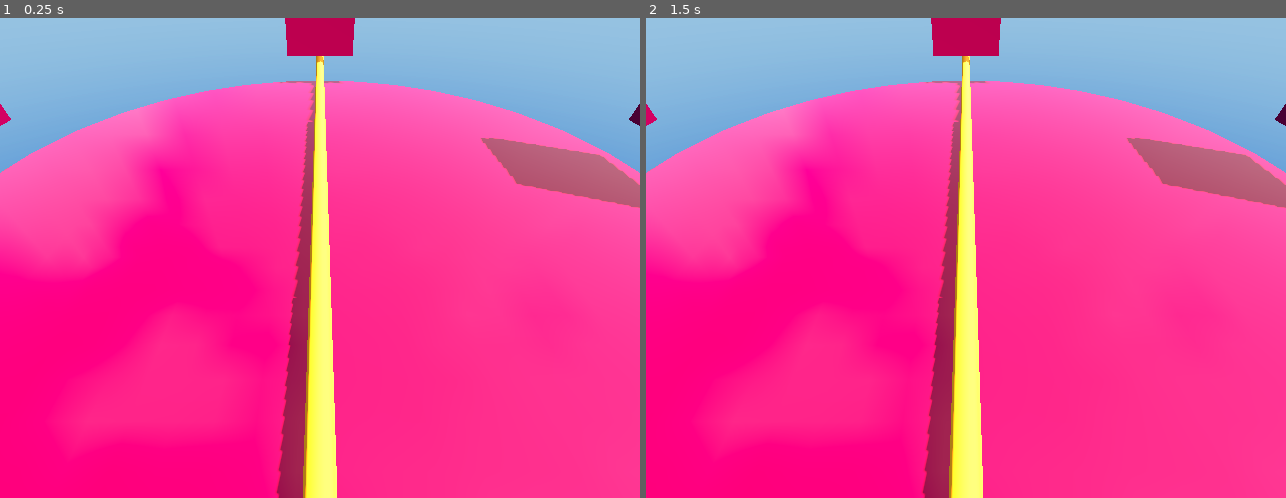
Above: before the commit, frames 1-2 (left to right).
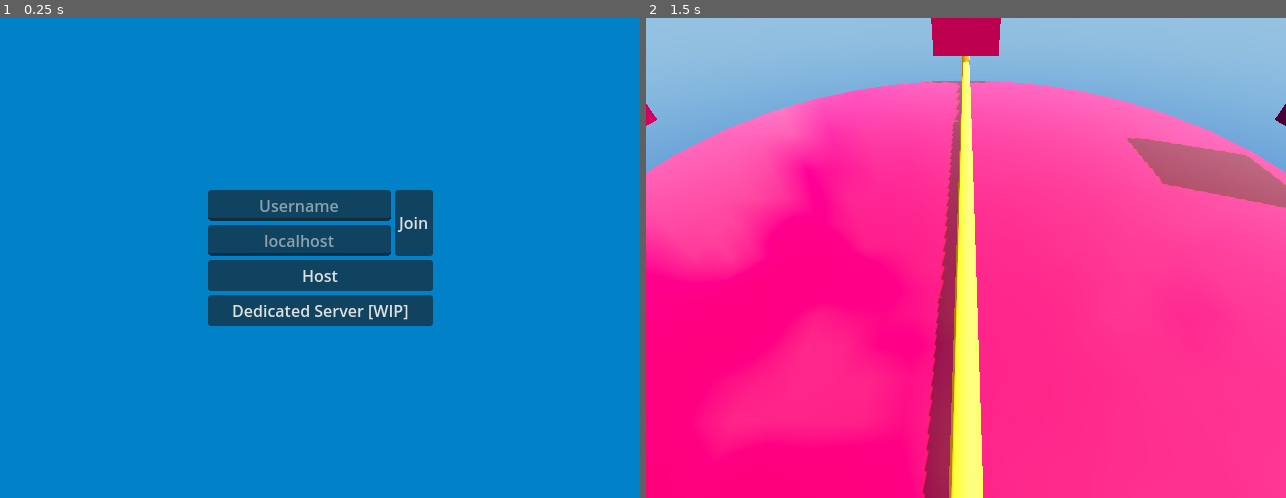
Above: after the commit, the same moments.

Repository: Dreemlan/godot-rad
Game: Godot game, scene res://scenes/level_one.tscn
Same seed, same stepped clock (60 frames per second), same inputs: the game is played once before the commit and once after it. This scene is started directly instead of the project's main scene.
Inputs (mouse positions are in pixels of both pictures, inside the frame that each line leads up to):
- Up to frame 1 (0.25 s): no input
- Up to frame 2 (1.5 s): click (1062, 224) at 0.5 s, where only the run after the commit has a clickable "Join"; tap Enter at 1.25 s; hold D (right) from 1.28 s (still down); tap Space (jump) at 1.35 s

The runs differ from the first frame. In frame 1, 100% of the frame differs, in the area x 0-100%, y 0-100%; in frame 2, nothing differs.
Error before the commit: Invalid assignment of property or key 'spawn_points' with value of type 'Node (player_spawn_points.gd)' on a base object of type 'Node (player_manager.gd)'. (r…

Commit message:
Refactoring into singletons

Diff:
--- a/project.godot
+++ b/project.godot
@@ -17,9 +17,11 @@
 
 [autoload]
 
-NetworkManager="*res://scripts/network_manager.gd"
-PlayerManager="*res://scripts/player_manager.gd"
-ScoreManager="*res://scripts/score_manager.gd"
+NetworkManager="*res://scripts/manager_network.gd"
+PlayerManager="*res://scripts/manager_player.gd"
+LevelManager="*res://scripts/manager_level.gd"
+ScoreManager="*res://scripts/manager_score.gd"
+MenuManager="*res://scripts/manager_menu.gd"
 
 [display]
 
@@ -53,6 +55,11 @@
 "events": [Object(InputEventKey,"resource_local_to_scene":false,"resource_name":"","device":-1,"window_id":0,"alt_press …(192 unchanged characters)…
 ]
 }
+space={
+"deadzone": 0.2,
+"events": [Object(InputEventKey,"resource_local_to_scene":false,"resource_name":"","device":-1,"window_id":0,"alt_pressed":false,"shift_pressed":false,"ctrl_pressed":false,"meta_pressed":false,"pressed":false,"keycode":0,"physical_keycode":32,"key_label":0,"unicode":32,"location":0,"echo":false,"script":null)
+]
+}
 
 [physics]
 
--- a/scenes/player.tscn
+++ b/scenes/character_player.tscn
@@ -1,8 +1,8 @@
 [gd_scene load_steps=7 format=3 uid="uid://5h2twfl5cmak"]
 
-[ext_resource type="Script" uid="uid://bhqol1exam42n" path="res://scripts/player.gd" id="1_3vyb7"]
-[ext_resource type="Script" uid="uid://dfybxa0i5hsj8" path="res://scripts/input.gd" id="2_g2els"]
-[ext_resource type="Script" uid="uid://6dc5hx5ecey2" path="res://scripts/mesh.gd" id="3_qhqgy"]
+[ext_resource type="Script" uid="uid://bhqol1exam42n" path="res://scripts/character_player.gd" id="1_3vyb7"]
+[ext_resource type="Script" uid="uid://dfybxa0i5hsj8" path="res://scripts/character_player_controller.gd" id="2_g2els"]
+[ext_resource type="Script" uid="uid://6dc5hx5ecey2" path="res://scripts/character_player_mesh.gd" id="3_qhqgy"]
 
 [sub_resource type="PhysicsMaterial" id="PhysicsMaterial_3vyb7"]
 friction = 0.0
@@ -31,7 +31,7 @@
 unique_name_in_owner = true
 target_position = Vector3(0, -2, 0)
 
-[node name="Input" type="Node" parent="."]
+[node name="Controller" type="Node" parent="."]
 unique_name_in_owner = true
 script = ExtResource("2_g2els")
 
--- a/scenes/game.tscn
+++ b/scenes/game.tscn
@@ -1,28 +1,3 @@
-[gd_scene load_steps=4 format=3 uid="uid://cfrdyml518um4"]
-
-[ext_resource type="PackedScene" uid="uid://wmgmxeoc70em" path="res://scenes/level_select_menu.tscn" id="2_lnu2h"]
-[ext_resource type="Script" uid="uid://c4x400pfmpoc2" path="res://scripts/level_manager.gd" id="4_lbhrr"]
-[ext_resource type="PackedScene" uid="uid://t4j5kau1g2k5" path="res://scenes/main_menu.tscn" id="5_iywne"]
+[gd_scene format=3 uid="uid://cfrdyml518um4"]
 
 [node name="Game" type="Node"]
-
-[node name="MenuManager" type="Control" parent="."]
-layout_mode = 3
-anchors_preset = 15
-anchor_right = 1.0
-anchor_bottom = 1.0
-grow_horizontal = 2
-grow_vertical = 2
-
-[node name="MainMenu" parent="MenuManager" instance=ExtResource("5_iywne")]
-unique_name_in_owner = true
-layout_mode = 1
-
-[node name="LevelSelectMenu" parent="MenuManager" instance=ExtResource("2_lnu2h")]
-unique_name_in_owner = true
-visible = false
-layout_mode = 1
-
-[node name="LevelManager" type="Node" parent="."]
-unique_name_in_owner = true
-script = ExtResource("4_lbhrr")
--- a/scenes/level_one.tscn
+++ b/scenes/level_one.tscn
@@ -2,10 +2,10 @@
 
 [ext_resource type="Script" uid="uid://barjvoxmpbx0m" path="res://scripts/game_camera.gd" id="1_bhu28"]
 [ext_resource type="Texture2D" uid="uid://clv2ymuqx5b2b" path="res://assets/sky_44_2k/sky_44_2k.png" id="2_4p75b"]
-[ext_resource type="PackedScene" uid="uid://c80dlgghe12u8" path="res://scenes/wall.tscn" id="3_y8ti4"]
-[ext_resource type="PackedScene" uid="uid://kucurh7sotvd" path="res://scenes/spinning_obstacle.tscn" id="4_astit"]
-[ext_resource type="Script" uid="uid://b1espewfxewd5" path="res://scripts/player_spawn_points.gd" id="5_o5wbv"]
-[ext_resource type="Script" uid="uid://hasquroxqdxa" path="res://scripts/killzone.gd" id="6_s6ikc"]
+[ext_resource type="PackedScene" uid="uid://c80dlgghe12u8" path="res://scenes/prop_wall.tscn" id="3_y8ti4"]
+[ext_resource type="PackedScene" uid="uid://kucurh7sotvd" path="res://scenes/prop_spinner.tscn" id="4_astit"]
+[ext_resource type="Script" uid="uid://b1espewfxewd5" path="res://scripts/level_spawnpoints.gd" id="5_o5wbv"]
+[ext_resource type="Script" uid="uid://hasquroxqdxa" path="res://scripts/prop_killzone.gd" id="6_s6ikc"]
 
 [sub_resource type="PanoramaSkyMaterial" id="PanoramaSkyMaterial_gee14"]
 panorama = ExtResource("2_4p75b")
--- a/scenes/level_select_menu.tscn
+++ b/scenes/menu_lobby.tscn
@@ -1,7 +1,7 @@
 [gd_scene load_steps=3 format=3 uid="uid://wmgmxeoc70em"]
 
-[ext_resource type="Script" uid="uid://5duf5e26gv3e" path="res://scripts/level_select_menu.gd" id="1_wyt36"]
-[ext_resource type="PackedScene" uid="uid://p8v61g6iagyl" path="res://scenes/hud_player_status.tscn" id="2_cxc3u"]
+[ext_resource type="Script" uid="uid://5duf5e26gv3e" path="res://scripts/menu_lobby.gd" id="1_wyt36"]
+[ext_resource type="PackedScene" uid="uid://p8v61g6iagyl" path="res://scenes/hud_lobby_player_status.tscn" id="2_cxc3u"]
 
 [node name="LevelSelectMenu" type="Control"]
 layout_mode = 3
@@ -81,7 +81,10 @@
 [node name="HUDPlayerStatus6" parent="PlayerContainer" instance=ExtResource("2_cxc3u")]
 layout_mode = 2
 
-[node name="VBoxContainer3" type="VBoxContainer" parent="."]
+[node name="Spectate" type="Label" parent="."]
+unique_name_in_owner = true
+visible = false
 layout_mode = 0
 offset_right = 40.0
-offset_bottom = 40.0
+offset_bottom = 23.0
+text = "Spectating game in progress..."
--- a/scenes/main_menu.tscn
+++ b/scenes/menu_main.tscn
@@ -1,6 +1,6 @@
 [gd_scene load_steps=2 format=3 uid="uid://t4j5kau1g2k5"]
 
-[ext_resource type="Script" uid="uid://bvclqyf8ydp2h" path="res://scripts/main_menu.gd" id="1_l6cm7"]
+[ext_resource type="Script" uid="uid://bvclqyf8ydp2h" path="res://scripts/menu_main.gd" id="1_l6cm7"]
 
 [node name="MainMenu" type="Control"]
 layout_mode = 3
@@ -28,9 +28,9 @@
 anchor_right = 0.5
 anchor_bottom = 0.5
 offset_left = -112.5
-offset_top = -33.0
+offset_top = -68.0
 offset_right = 112.5
-offset_bottom = 33.0
+offset_bottom = 68.0
 grow_horizontal = 2
 grow_vertical = 2
 
--- a/scenes/spinning_obstacle.tscn
+++ b/scenes/prop_spinner.tscn
@@ -1,7 +1,7 @@
 [gd_scene load_steps=7 format=3 uid="uid://kucurh7sotvd"]
 
-[ext_resource type="Script" uid="uid://x5lqveshk3h5" path="res://scripts/spinning_obstacle.gd" id="1_2s170"]
-[ext_resource type="Script" uid="uid://6dc5hx5ecey2" path="res://scripts/mesh.gd" id="2_bib0d"]
+[ext_resource type="Script" uid="uid://x5lqveshk3h5" path="res://scripts/prop_spinner.gd" id="1_2s170"]
+[ext_resource type="Script" uid="uid://6dc5hx5ecey2" path="res://scripts/character_player_mesh.gd" id="2_bib0d"]
 
 [sub_resource type="PhysicsMaterial" id="PhysicsMaterial_2s170"]
 friction = 0.0
--- a/scripts/player.gd
+++ b/scripts/character_player.gd
@@ -16,15 +16,17 @@
 var jump_impulse: float = 20.0
 
 func _ready() -> void:
+	print("Player spawned")
+
 	if multiplayer.is_server(): return
-	%Input.set_multiplayer_authority(int(self.name))
+	%Controller.set_multiplayer_authority(int(self.name))
 
 func _physics_process(_delta: float) -> void:
 	if multiplayer.is_server():
 		var server_transforms: Dictionary = {
 			"pos": global_position
 		}
-		client_receive_transforms.rpc(server_transforms)
+		#client_receive_transforms.rpc(server_transforms)
 	elif is_multiplayer_authority():
 		pass
 
--- a/scripts/input.gd
+++ b/scripts/character_player_controller.gd
@@ -4,6 +4,9 @@
 @onready var body = get_parent() as RigidBody3D
 
 var input_dir: Vector2 = Vector2.ZERO
+
+func _ready() -> void:
+	print("Character player controller initialized")
 
 func _physics_process(_delta: float) -> void:
 	_handle_movement()
@@ -12,9 +15,10 @@
 func _handle_movement() -> void:
 	if multiplayer.is_server():
 		_apply_movement()
-	elif is_multiplayer_authority():
+	if is_multiplayer_authority():
 		input_dir = Input.get_vector("left", "right", "up", "down").normalized()
-		server_receive_move.rpc_id(1, input_dir)
+		if not multiplayer.is_server():
+			server_receive_move.rpc_id(1, input_dir)
 		#_apply_movement()
 
 func _apply_movement() -> void:
@@ -22,10 +26,13 @@
 	body.apply_central_force(move_dir * body.move_speed * body.mass)
 
 func _handle_jump() -> void:
-	if not is_multiplayer_authority(): return
-	if Input.is_action_just_pressed("jump") && body.is_on_floor():
-		server_receive_jump.rpc_id(1)
-		body.apply_central_impulse(Vector3.UP * body.jump_impulse * body.mass)
+	if multiplayer.is_server():
+		pass
+	if is_multiplayer_authority():
+		if Input.is_action_just_pressed("jump") && body.is_on_floor():
+			body.apply_central_impulse(Vector3.UP * body.jump_impulse * body.mass)
+		if not multiplayer.is_server():
+			server_receive_jump.rpc_id(1)
 
 @rpc("any_peer")
 func server_receive_move(client_input: Vector2) -> void:
--- a/scripts/game_camera.gd
+++ b/scripts/game_camera.gd
@@ -1,6 +1,9 @@
 extends Camera3D
 
 @export var focus: Node
+
+func _ready() -> void:
+	print("Game camera initialized")
 
 func _process(delta: float) -> void:
 	if focus == null: return
--- a/scripts/hud_player_status.gd
+++ b/scripts/hud_player_status.gd
@@ -2,26 +2,36 @@
 
 var is_ready: bool = false
 
+signal ready_status_changed(status: bool)
+
 func _ready() -> void:
+	print("HUD player ready status initialized")
 	%ReadyButton.toggled.connect(_on_toggle)
+
+func _input(_event: InputEvent) -> void:
+	if not is_multiplayer_authority(): return
+	if Input.is_action_just_pressed("space"):
+		%ReadyButton.button_pressed = not %ReadyButton.button_pressed
+		%ReadyButton.toggled.emit(%ReadyButton.button_pressed)
 
 func _on_toggle(toggled_on: bool) -> void:
 	if not is_multiplayer_authority(): return
 	set_ready_status.rpc_id(1,
 		toggled_on,
-		PlayerManager.players[multiplayer.get_unique_id()]["display_name"])
+		multiplayer.get_unique_id())
 
 func set_display_name(display_name: String) -> void:
 	%DisplayName.text = display_name
 
 @rpc("any_peer", "call_local", "reliable")
-func set_ready_status(status: bool, display_name: String) -> void:
+func set_ready_status(status: bool, id: int) -> void:
 	# Ignore if already set
 	if is_ready == status: return
 
 	# Update local variable
 	is_ready = status
 
+	var display_name = PlayerManager.players[id]["display_name"]
 	set_display_name(display_name)
 
 	# Update GUI
@@ -32,6 +42,7 @@
 		%ReadyButton.text = "NOT READY"
 		%ReadyButton.modulate = Color.RED
 
-	# Server sends to clients
+	# Server sends to clients and emits signal for processing
 	if multiplayer.is_server():
-		set_ready_status.rpc(status, display_name)
+		set_ready_status.rpc(status, id)
+		ready_status_changed.emit(id, status)
--- a/scripts/level_manager.gd
+++ /dev/null
@@ -1,4 +0,0 @@
-extends Node
-
-func load_level() -> void:
-	pass
--- a/scripts/level_select_menu.gd
+++ /dev/null
@@ -1,35 +0,0 @@
-extends Control
-
-var players_ready = []
-
-func _ready() -> void:
-	%LevelOne.pressed.connect(_on_level_one_select)
-	_ready_cleanup()
-
-func _ready_cleanup() -> void:
-	for child in %PlayerContainer.get_children():
-		child.queue_free()
-
-@rpc("any_peer", "call_local", "reliable")
-func setup_player(id: int, display_name: String) -> void:
-	if players_ready.has(id): return
-	var player_ready_status = load("res://scenes/hud_player_status.tscn").instantiate()
-	player_ready_status.name = str(id)
-	player_ready_status.set_multiplayer_authority(id)
-	player_ready_status.set_display_name(display_name)
-	players_ready.append(id)
-	%PlayerContainer.add_child(player_ready_status)
-
-	if multiplayer.is_server():
-		for player in PlayerManager.players:
-			setup_player.rpc_id(id, player, PlayerManager.players[player]["display_name"])
-		setup_player.rpc(id, display_name)
-
-func remove_player(id: int) -> void:
-	players_ready.erase(id)
-	%PlayerContainer.get_node(str(id)).call_deferred("queue_free")
-
-func _on_level_one_select() -> void:
-	# Check if all players are ready
-	pass
-	#%LevelManager.load_level()
--- a/scripts/player_spawn_points.gd
+++ b/scripts/level_spawnpoints.gd
@@ -3,6 +3,8 @@
 var spawn_points: Dictionary = {}
 
 func _ready() -> void:
+	print("Player spawn points initialized, spawning players...")
+
 	# Set all spots to free
 	for i in get_child_count():
 		var node = get_child(i)
@@ -11,7 +13,7 @@
 			"free": true
 		})
 	# Set spawn path in PlayerManager
-	PlayerManager.spawn_points = self
+	PlayerManager.spawn_all_players()
 
 func get_free() -> Vector3:
 	var pos: Vector3 = Vector3.ZERO
--- /dev/null
+++ b/scripts/manager_level.gd
@@ -0,0 +1,16 @@
+extends Node
+
+var level_in_progress: bool = false
+
+func _ready() -> void:
+	print("[Manager:Level] ready")
+
+@rpc("authority", "call_local", "reliable")
+func load_level(level_basename: String) -> void:
+	if level_in_progress:
+		print("Game is in progress")
+		return
+	var level_inst = load("res://scenes/%s.tscn" % level_basename).instantiate()
+	add_child(level_inst)
+	level_in_progress = true
+	print("%s added level to scene tree" % multiplayer.get_unique_id())
--- /dev/null
+++ b/scripts/manager_menu.gd
@@ -0,0 +1,33 @@
+extends Node
+
+const MAIN = preload("uid://t4j5kau1g2k5")
+const LOBBY = preload("uid://wmgmxeoc70em")
+
+var active_menu = null
+var inactive_menus = []
+
+func _ready() -> void:
+	print("[Manager:Menu] ready")
+	var main_menu = load("res://scenes/menu_main.tscn").instantiate()
+	add_child(main_menu)
+	if not active_menu: active_menu = main_menu
+
+@rpc("authority", "call_local", "reliable")
+func load_menu(target_menu: PackedScene) -> void:
+	if target_menu == active_menu: return
+
+	if not inactive_menus.has(active_menu):
+		inactive_menus.append(active_menu)
+		active_menu.hide()
+
+	if inactive_menus.has(target_menu):
+		active_menu = target_menu
+		active_menu.show()
+	else:
+		var new_menu = target_menu.instantiate()
+		add_child(new_menu)
+		active_menu = new_menu
+
+@rpc("authority", "call_local", "reliable")
+func hide_active_menu() -> void:
+	active_menu.hide()
--- a/scripts/network_manager.gd
+++ b/scripts/manager_network.gd
@@ -3,20 +3,32 @@
 const PORT: int = 42069
 const MAX_CLIENTS: int = 8
 
+var game_in_progress: bool = false
+
+func _ready() -> void:
+	print("[Manager:Network] ready")
+
 func create_server() -> void:
+	print("Server started")
 	var peer = ENetMultiplayerPeer.new()
 	peer.create_server(PORT, MAX_CLIENTS)
 	multiplayer.multiplayer_peer = peer
 	multiplayer.peer_disconnected.connect(_on_peer_disconnected)
 
 @rpc("any_peer", "call_local", "reliable")
-func peer_login_request(id: int, display_name: String) -> void:
+func peer_login(id: int, display_name: String) -> void:
+	print("%s requesting login to server" % id)
 	PlayerManager.add_player.rpc(id, display_name)
 
+	if multiplayer.is_server(): # Handshake with client
+		peer_login.rpc_id(id, id, display_name)
+
 func _on_peer_disconnected(id: int) -> void:
+	print("%s disconnected" % id)
 	PlayerManager.remove_player(id)
 
 func create_client(ip_address: String) -> void:
+	print("Client started")
 	var peer = ENetMultiplayerPeer.new()
 	peer.create_client(ip_address, PORT)
 	multiplayer.multiplayer_peer = peer
--- a/scripts/player_manager.gd
+++ b/scripts/manager_player.gd
@@ -1,8 +1,13 @@
 extends Node
 
 # Player
-const PLAYER = preload("res://scenes/player.tscn")
+const PLAYER = preload("res://scenes/character_player.tscn")
 var players: Dictionary[int, Dictionary] = {}
+
+var spawn_points = null
+
+func _ready() -> void:
+	print("[Manager:Player] ready")
 
 @rpc("any_peer", "call_local", "reliable")
 func add_player(id: int, display_name: String) -> void:
@@ -14,11 +19,15 @@
 			add_player.rpc_id(id, player, players[multiplayer.get_unique_id()]["display_name"])
 		add_player.rpc(id, display_name)
 
+	print("%s added player %s" % [multiplayer.get_unique_id(), id])
+	MenuManager.load_menu(MenuManager.LOBBY)
+
 @rpc("any_peer", "call_local", "reliable")
 func remove_player(id: int) -> void:
 	ScoreManager.remove_player_score(id)
 	despawn_player(id)
 
+@rpc("authority", "call_local", "reliable")
 func spawn_player(id: int) -> void:
 	print("%s is spawning: %s" % [multiplayer.get_unique_id(), id])
 	if has_node(str(id)): return
@@ -31,6 +40,11 @@
 	if not has_node(str(id)): return
 	get_node(str(id)).call_deferred("queue_free")
 
+func spawn_all_players() -> void:
+	if multiplayer.is_server():
+		for id in players:
+			spawn_player.rpc(id)
+
 @rpc("any_peer", "reliable")
 func get_server_display_name() -> String:
 	var id = multiplayer.get_remote_sender_id()
--- /dev/null
+++ b/scripts/menu_lobby.gd
@@ -0,0 +1,72 @@
+extends Control
+
+var gui_player_ready = []
+var ready_statuses: Dictionary[int, bool] = {}
+
+signal level_selected(level_basename: String)
+
+func _ready() -> void:
+	print("[Menu:Lobby] ready")
+	_ready_cleanup()
+
+	setup_player.rpc_id(1,
+		multiplayer.get_unique_id(),
+		PlayerManager.players[multiplayer.get_unique_id()]["display_name"])
+
+	%LevelOne.pressed.connect(_on_level_one_select.bind("level_one"))
+
+func _ready_cleanup() -> void:
+	print("Removed test ready statuses")
+	for child in %PlayerContainer.get_children():
+		child.queue_free()
+
+func _all_ready() -> bool:
+	# Check if all are ready
+	for rs in ready_statuses.values():
+		if rs == false:
+			return false
+	return true
+
+func _on_ready_status_changed(id, status) -> void:
+	ready_statuses.set(id, status)
+
+@rpc("any_peer", "call_local", "reliable")
+func setup_player(id: int, display_name: String) -> void:
+	if gui_player_ready.has(id): return
+	var player_ready_status = load("res://scenes/hud_lobby_player_status.tscn").instantiate()
+	player_ready_status.name = str(id)
+	player_ready_status.set_multiplayer_authority(id)
+	player_ready_status.set_display_name(display_name)
+	gui_player_ready.append(id)
+	ready_statuses.set(id, false)
+
+	if LevelManager.level_in_progress:
+		%Spectate.show()
+
+	%PlayerContainer.add_child(player_ready_status)
+	player_ready_status.ready_status_changed.connect(_on_ready_status_changed)
+
+	if multiplayer.is_server():
+		for player in PlayerManager.players:
+			setup_player.rpc_id(id, player, PlayerManager.players[player]["display_name"])
+		setup_player.rpc(id, display_name)
+
+	print("%s setup GUI for player ready status: %s" % [multiplayer.get_unique_id(), id])
+
+func remove_player(id: int) -> void:
+	gui_player_ready.erase(id)
+	%PlayerContainer.get_node(str(id)).call_deferred("queue_free")
+
+func _on_level_one_select(level_basename: String) -> void:
+	if not is_multiplayer_authority(): return
+
+	if _all_ready():
+		print("Loading level: %s" % level_basename)
+		LevelManager.load_level(level_basename)
+		MenuManager.hide_active_menu.rpc()
+	else:
+		print("Not all players are ready")
+
+@rpc("authority", "call_local", "reliable")
+func hide_menu() -> void:
+	hide()
--- a/scripts/main_menu.gd
+++ b/scripts/menu_main.gd
@@ -1,6 +1,8 @@
 extends Control
 
 func _ready() -> void:
+	print("[Menu:Main] ready")
+
 	%DedicatedServer.pressed.connect(_on_dedicated_server)
 	%Host.pressed.connect(_on_host)
 	%Join.pressed.connect(_on_join)
@@ -10,7 +12,6 @@
 
 func _on_dedicated_server() -> void:
 	NetworkManager.create_server()
-	hide()
 
 func _on_host() -> void:
 	NetworkManager.create_server()
@@ -20,12 +21,8 @@
 
 	PlayerManager.add_player(1, %DisplayName.text)
 
-	%LevelSelectMenu.setup_player.rpc_id(1,
-		multiplayer.get_unique_id(),
-		PlayerManager.players[multiplayer.get_unique_id()]["display_name"])
-
-	hide()
-	%LevelSelectMenu.show()
+	#hide()
+	#%LevelSelectMenu.show()
 
 func _on_join() -> void:
 	if %IPAddress.text == "":
@@ -38,8 +35,10 @@
 func _on_connected_to_server() -> void:
 	if %DisplayName.text == "":
 		%DisplayName.text = %DisplayName.placeholder_text
-	NetworkManager.peer_login_request.rpc_id(1, multiplayer.get_unique_id(), %DisplayName.text)
+	NetworkManager.peer_login.rpc_id(1, multiplayer.get_unique_id(), %DisplayName.text)
 
+
+func progress_to_lobby() -> void:
 	hide()
 	%LevelSelectMenu.setup_player.rpc_id(1, multiplayer.get_unique_id(), %DisplayName.text)
 	%LevelSelectMenu.show()
--- a/scripts/spinning_obstacle.gd
+++ b/scripts/prop_spinner.gd
@@ -10,7 +10,7 @@
 		var server_transforms: Dictionary = {
 			"rot": global_rotation
 		}
-		client_receive_transforms.rpc(server_transforms)
+		#client_receive_transforms.rpc(server_transforms)
 
 @rpc("authority")
 func client_receive_transforms(server_transforms: Dictionary) -> void:
--- a/scripts/start_timer.gd
+++ /dev/null
@@ -1 +0,0 @@
-extends Timer
Renamed: scenes/hud_player_status.tscn -> scenes/hud_lobby_player_status.tscn
Renamed: scenes/wall.tscn -> scenes/prop_wall.tscn
Renamed: scripts/player.gd.uid -> scripts/character_player.gd.uid
Renamed: scripts/input.gd.uid -> scripts/character_player_controller.gd.uid
Renamed: scripts/mesh.gd -> scripts/character_player_mesh.gd
Renamed: scripts/mesh.gd.uid -> scripts/character_player_mesh.gd.uid
Renamed: scripts/player_spawn_points.gd.uid -> scripts/level_spawnpoints.gd.uid
Renamed: scripts/level_manager.gd.uid -> scripts/manager_level.gd.uid
Not shown, added: scripts/manager_menu.gd.uid
Renamed: scripts/network_manager.gd.uid -> scripts/manager_network.gd.uid
Renamed: scripts/player_manager.gd.uid -> scripts/manager_player.gd.uid
Renamed: scripts/score_manager.gd -> scripts/manager_score.gd
(and 7 more such lines)
